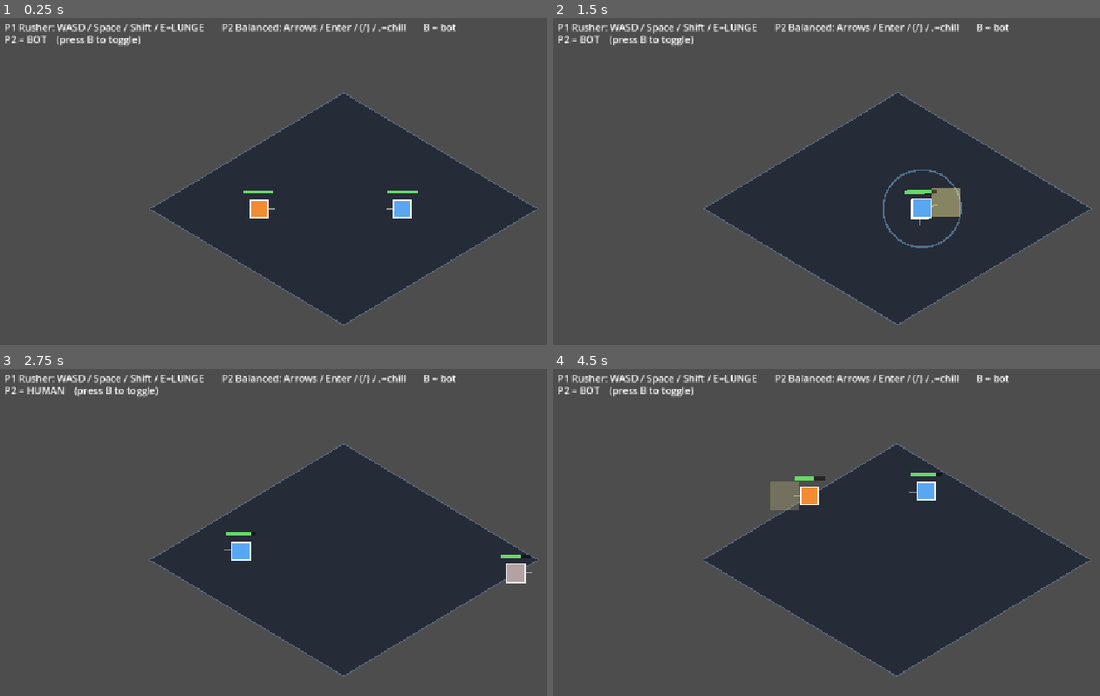
Above: before the commit, frames 1-4 (two rows, left to right).
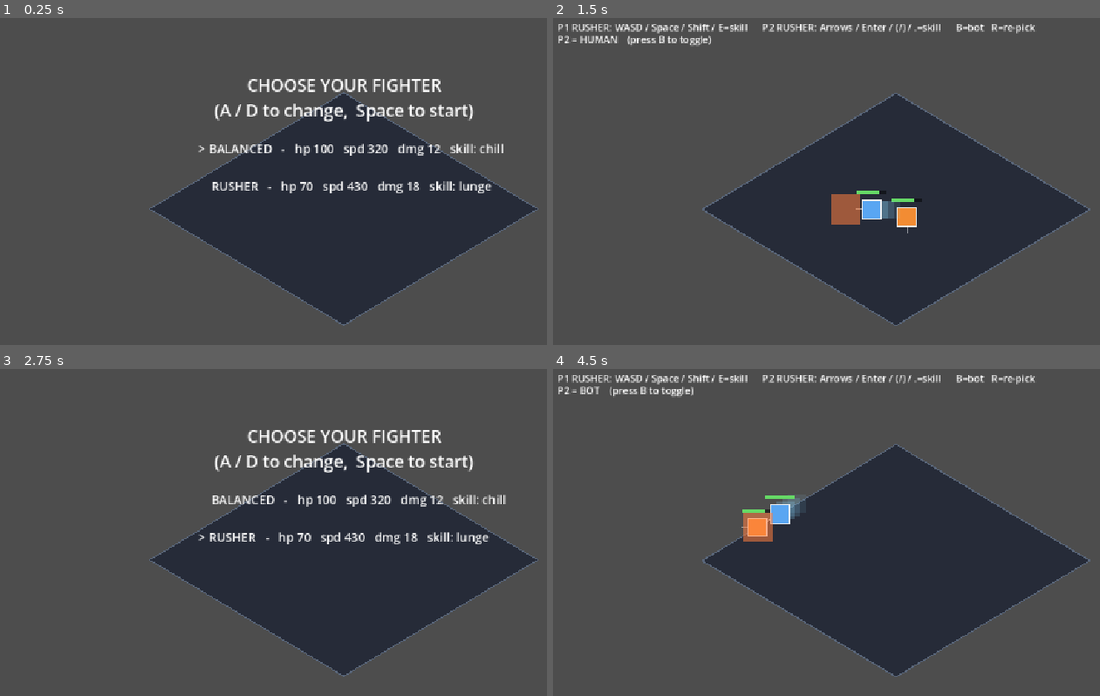
Above: after the commit, the same moments.

Repository: avivuiux/survival-arena
Game: Godot game, scene res://scenes/game.tscn
Two runs of this game, one before a commit and one after it. Both use one fixed random seed, a clock stepped at 60 frames per second and the inputs below.
Inputs:
- Up to frame 1 (0.25 s): no input
- Up to frame 2 (1.5 s): tap B at 0.5, 0.8, 1.25, 1.35 s; hold D 0.53-1.28 s; tap Enter at 0.6 s; tap Space at 0.77, 1.07 s; hold S from 1.28 s (still down)
- Up to frame 3 (2.75 s): tap Space at 1.52, 1.82 s; tap R at 1.55, 2.1 s; tap B at 2 s; release S at 2.03 s; hold D from 2.03 s (still down); tap Shift at 2.3 s
- Up to frame 4 (4.5 s): tap B at 2.75, 3.5, 4.25 s; release D at 2.78 s; hold W 2.78-3.53 s; tap Shift at 2.85 s; tap Space at 3.02, 3.32, 3.77, 3.8, 4.07, 4.35 s; tap E at 3.05, 3.6 s; hold A from 3.53 s (still down)

The runs differ from the first frame. In frame 1, 5.1% of the frame differs, in the area x 0-93%, y 1-62%; in frame 2, 4.5%; in frame 3, 5.1%, in the area x 0-98%, y 1-66%; in frame 4, 3.6%.

Commit message:
Character select: pick your fighter before the match
Add a select state (now the first screen): cycle archetypes with A/D
(or arrows), Space/Enter to start. P1 plays the chosen archetype; the
bot picks one at random. R returns to character select mid-game. Arena
draws behind the menu. Scales automatically as more archetypes are added
to the ARCHETYPES table. Headless clean (exit 0).

Co-Authored-By: Claude Opus 4.8 (1M context) <noreply@anthropic.com>

Diff:
--- a/scripts/game.gd
+++ b/scripts/game.gd
@@ -25,23 +25,31 @@
 var _p1: Node2D
 var _p2: Node2D
 var _fighters: Array = []
-var _state := "fighting"          # "fighting" | "round_over"
+var _state := "select"            # "select" | "fighting" | "round_over"
 var _banner: Label
 var _mode_label: Label
+var _hint: Label
+var _title_label: Label
+var _select_label: Label
+var _arch_keys: Array = []
+var _sel_index := 0
 
 func _ready() -> void:
 	arena_center = get_viewport_rect().size / 2.0
+	_arch_keys = ARCHETYPES.keys()
+	var vp := get_viewport_rect().size
 
 	var ui := CanvasLayer.new()
 	add_child(ui)
 
-	var hint := Label.new()
-	hint.text = "P1 Rusher: WASD / Space / Shift / E=LUNGE       P2 Balanced: Arrows / Enter / (/) / .=chill       B = bot"
-	hint.position = Vector2(16.0, 12.0)
-	ui.add_child(hint)
+	_hint = Label.new()
+	_hint.position = Vector2(16.0, 12.0)
+	_hint.visible = false
+	ui.add_child(_hint)
 
 	_mode_label = Label.new()
 	_mode_label.position = Vector2(16.0, 32.0)
+	_mode_label.visible = false
 	ui.add_child(_mode_label)
 
 	_banner = Label.new()
@@ -52,14 +60,22 @@
 	_banner.visible = false
 	ui.add_child(_banner)
 
-	_p1 = _make_fighter("P1", Color(0.95, 0.55, 0.20),
-		KEY_W, KEY_S, KEY_A, KEY_D, KEY_SPACE, KEY_SHIFT, KEY_E, "rusher", arena_center + P1_SPAWN)
-	_p2 = _make_fighter("P2", Color(0.35, 0.65, 0.95),
-		KEY_UP, KEY_DOWN, KEY_LEFT, KEY_RIGHT, KEY_ENTER, KEY_SLASH, KEY_PERIOD, "balanced", arena_center + P2_SPAWN)
-	_fighters = [_p1, _p2]
-	_p2.is_bot = true              # solo by default; press B to toggle
-	_update_mode_label()
-
+	# Character-select UI (shown first; arena draws behind it)
+	_title_label = Label.new()
+	_title_label.text = "CHOOSE YOUR FIGHTER\n(A / D to change,  Space to start)"
+	_title_label.horizontal_alignment = HORIZONTAL_ALIGNMENT_CENTER
+	_title_label.add_theme_font_size_override("font_size", 28)
+	_title_label.position = Vector2(vp.x / 2.0 - 240.0, 100.0)
+	_title_label.size = Vector2(480.0, 90.0)
+	ui.add_child(_title_label)
+
+	_select_label = Label.new()
+	_select_label.add_theme_font_size_override("font_size", 20)
+	_select_label.position = Vector2(vp.x / 2.0 - 240.0, 210.0)
+	_select_label.size = Vector2(480.0, 220.0)
+	ui.add_child(_select_label)
+
+	_refresh_select()
 	queue_redraw()
 
 func _make_fighter(fname: String, color: Color, ku: int, kd: int, kl: int, kr: int,
@@ -94,9 +110,69 @@
 			f.apply_chill(duration)
 
 func _input(event: InputEvent) -> void:
-	if event is InputEventKey and event.pressed and not event.echo and event.keycode == KEY_B:
+	if not (event is InputEventKey and event.pressed and not event.echo):
+		return
+	if _state == "select":
+		if event.keycode == KEY_A or event.keycode == KEY_LEFT:
+			_sel_index = (_sel_index - 1 + _arch_keys.size()) % _arch_keys.size()
+			_refresh_select()
+		elif event.keycode == KEY_D or event.keycode == KEY_RIGHT:
+			_sel_index = (_sel_index + 1) % _arch_keys.size()
+			_refresh_select()
+		elif event.keycode == KEY_SPACE or event.keycode == KEY_ENTER:
+			_begin_match()
+		return
+	if event.keycode == KEY_B:
 		_p2.is_bot = not _p2.is_bot
 		_update_mode_label()
+	elif event.keycode == KEY_R:
+		_return_to_select()
+
+func _refresh_select() -> void:
+	var t := ""
+	for i in range(_arch_keys.size()):
+		var k: String = _arch_keys[i]
+		var a: Dictionary = ARCHETYPES[k]
+		var marker := "> " if i == _sel_index else "    "
+		t += "%s%s   -   hp %d   spd %d   dmg %d   skill: %s\n\n" % [
+			marker, k.to_upper(), int(a["hp"]), int(a["speed"]), int(a["damage"]), a["skill"]]
+	if _select_label:
+		_select_label.text = t
+
+func _begin_match() -> void:
+	var p1_arch: String = _arch_keys[_sel_index]
+	var p2_arch: String = _arch_keys[randi() % _arch_keys.size()]
+
+	_title_label.visible = false
+	_select_label.visible = false
+	_hint.text = "P1 %s: WASD / Space / Shift / E=skill      P2 %s: Arrows / Enter / (/) / .=skill      B=bot   R=re-pick" % [p1_arch.to_upper(), p2_arch.to_upper()]
+	_hint.visible = true
+	_mode_label.visible = true
+
+	_p1 = _make_fighter("P1", Color(0.95, 0.55, 0.20),
+		KEY_W, KEY_S, KEY_A, KEY_D, KEY_SPACE, KEY_SHIFT, KEY_E, p1_arch, arena_center + P1_SPAWN)
+	_p2 = _make_fighter("P2", Color(0.35, 0.65, 0.95),
+		KEY_UP, KEY_DOWN, KEY_LEFT, KEY_RIGHT, KEY_ENTER, KEY_SLASH, KEY_PERIOD, p2_arch, arena_center + P2_SPAWN)
+	_fighters = [_p1, _p2]
+	_p2.is_bot = true
+	_update_mode_label()
+	_state = "fighting"
+
+func _return_to_select() -> void:
+	if _p1:
+		_p1.queue_free()
+	if _p2:
+		_p2.queue_free()
+	_p1 = null
+	_p2 = null
+	_fighters = []
+	_banner.visible = false
+	_hint.visible = false
+	_mode_label.visible = false
+	_title_label.visible = true
+	_select_label.visible = true
+	_refresh_select()
+	_state = "select"
 
 func _update_mode_label() -> void:
 	if _mode_label:
Not shown, changed: CONCEPT.md
